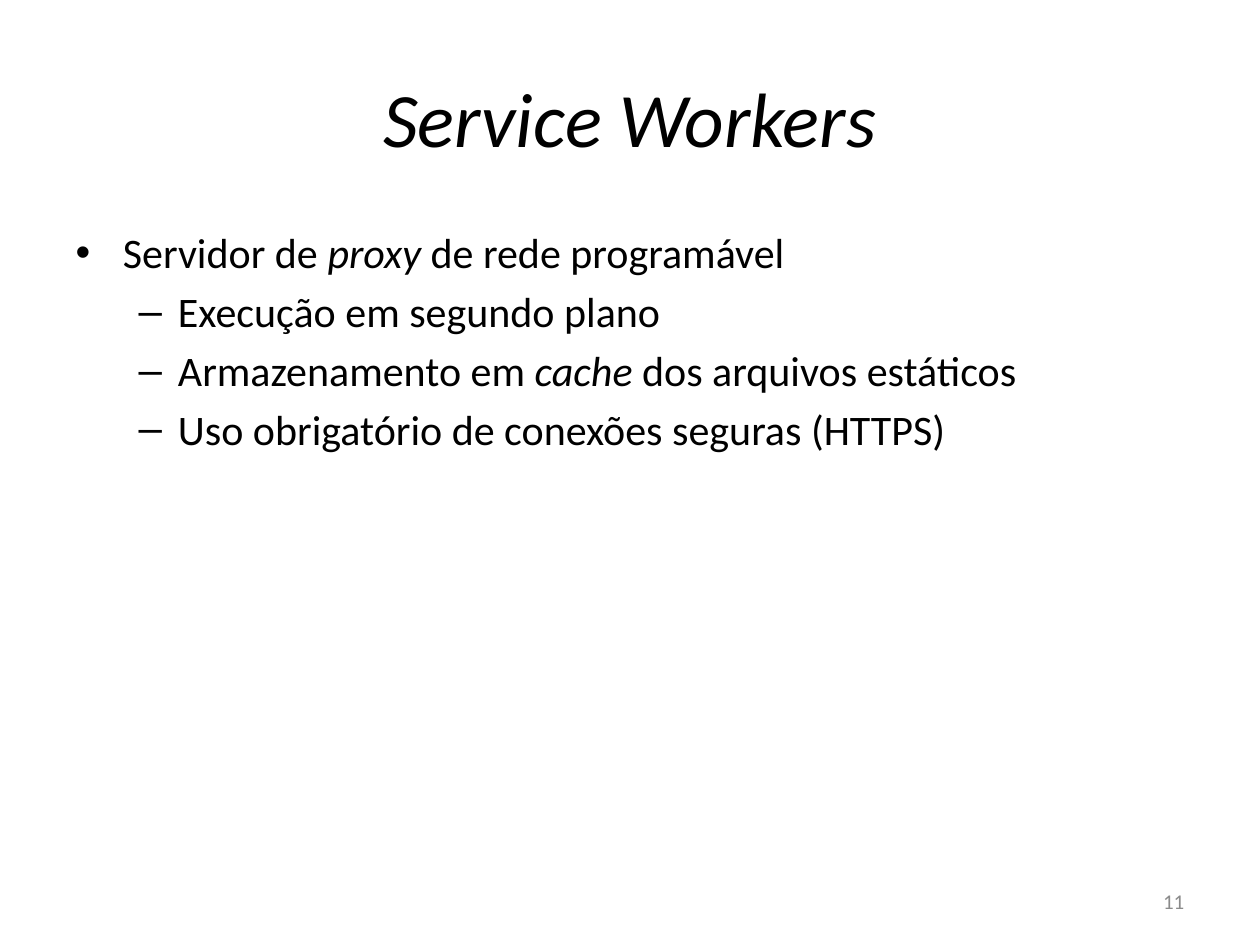
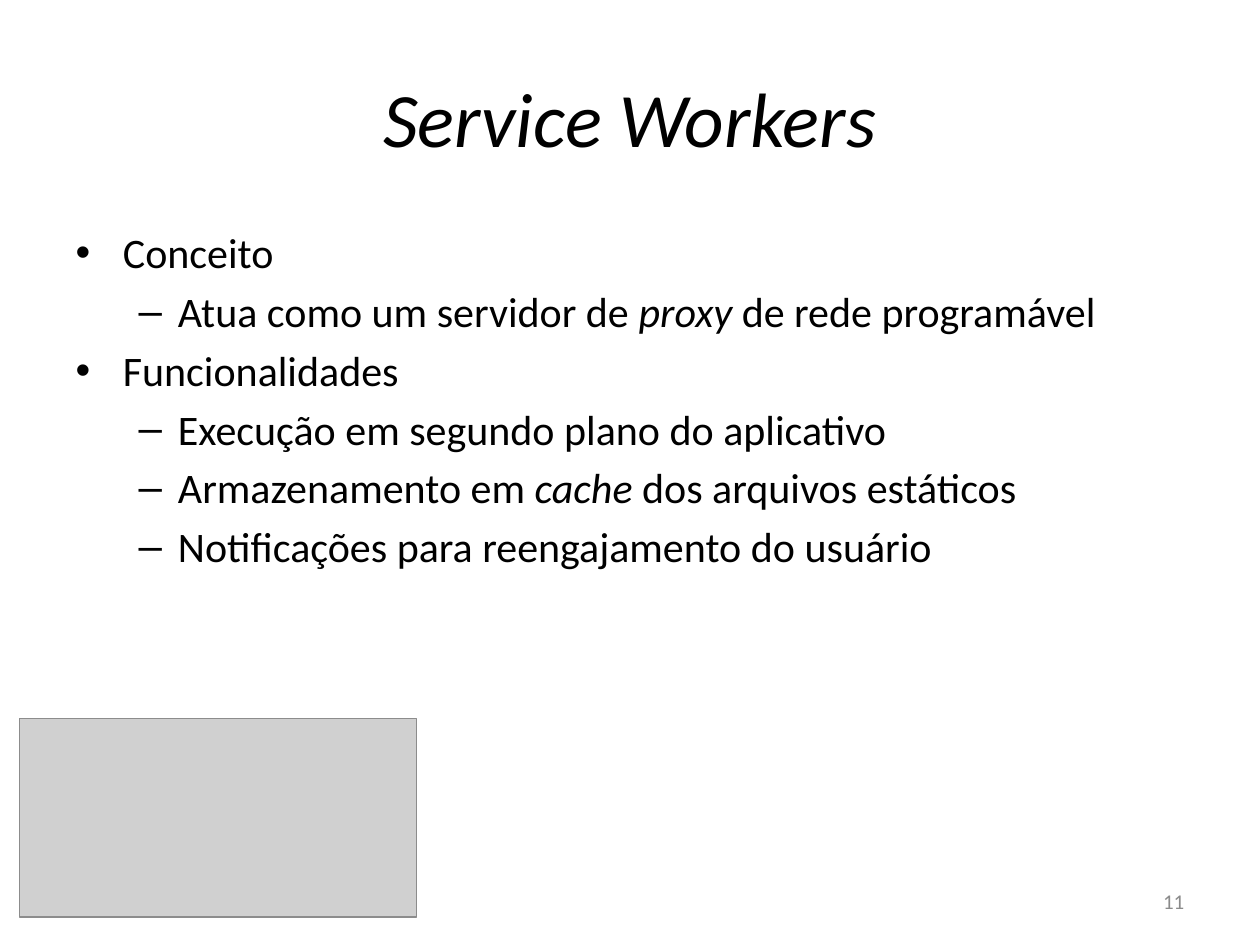
Before and after one commit to rfc410/tcc, a slide deck: slide 11 of apresentacao.pptx. Drawn at 1260x945 pixels with LibreOffice and Linux fonts; fonts in the diff are those of the drawing; grey boxes stand for pictures. Boxes give left, top, right and bottom in pixels: in the first picture for what was removed or moved away, otherwise in the second. Text is boxed around its words. In the diff, an @@ line names an element or a change of style, - is before the commit and + after.

```diff
--- a/apresentacao.pptx
+++ b/apresentacao.pptx
@@ text at (x1=123, y1=239, x2=1096, y2=453): text changed @@
-• Servidor de proxy de rede programável
-  – Execução em segundo plano
+• Conceito
+  – Atua como um servidor de proxy de rede programável
+• Funcionalidades
+  – Execução em segundo plano do aplicativo
@@ text at (x1=178, y1=532, x2=932, y2=570): text changed @@
-  – Uso obrigatório de conexões seguras (HTTPS)
+  – Notificações para reengajamento do usuário
@@ picture added at (x1=20, y1=718, x2=417, y2=916) @@
```
Also in this commit, not shown: 12 other slides changed, 2 slides added, 4 slides removed.
